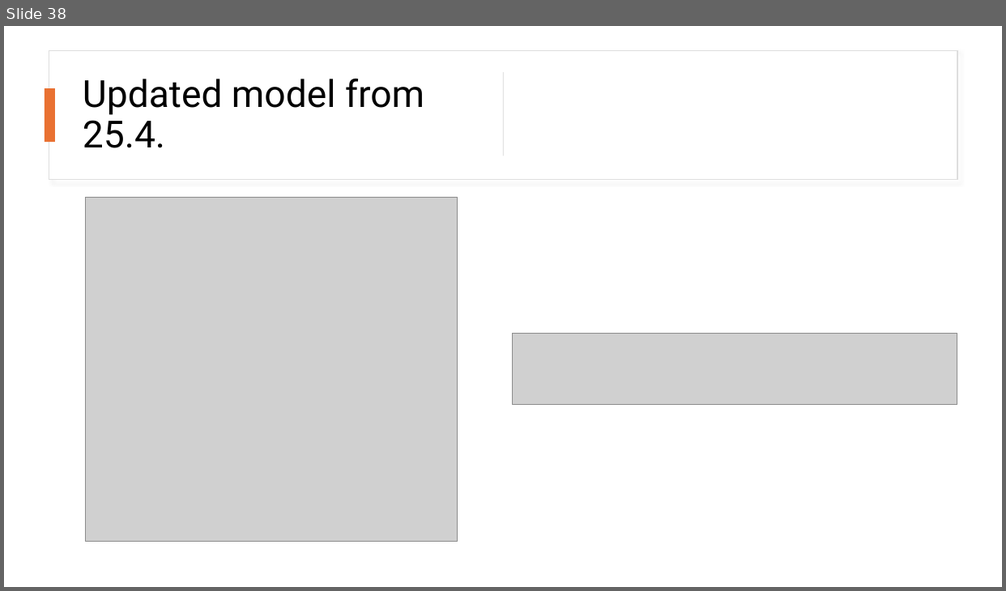
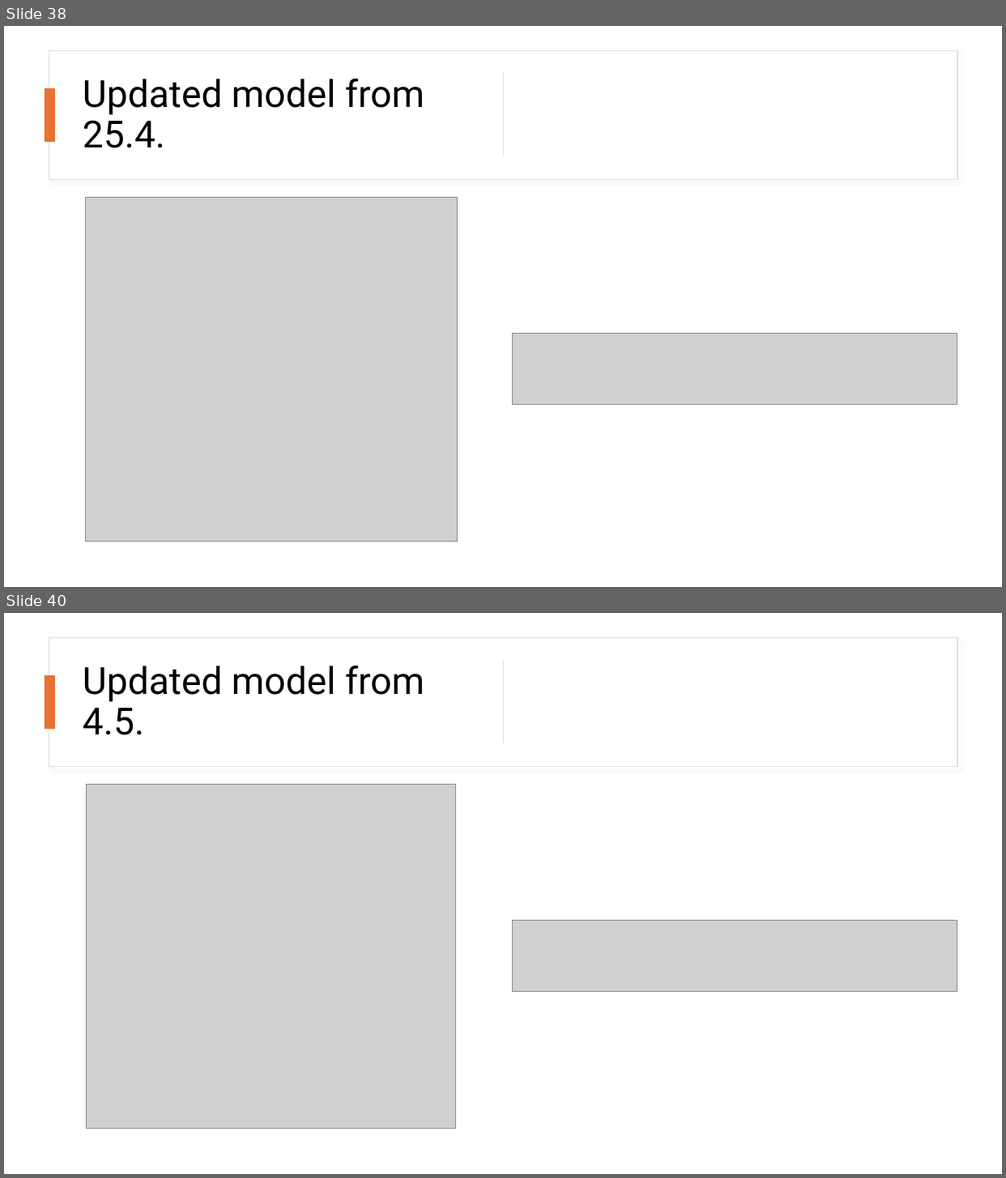
Before and after one commit to kutalekj/football-outcomes-predictor, a slide deck: src/apifootball_model/main_model_training_experiments/25-03-18/TensorBoard_logs.pptx. Shown one above the other, each under a label of ours: slide 38 before the commit, slides 38 and 40 after it; the slides between them are not shown. The pictures are 1006x591 and 1006x1178 pixels, drawn with LibreOffice and Linux fonts; fonts in the diff are those of the drawing; grey boxes stand for pictures. Boxes give left, top, right and bottom in pixels: in the first picture for what was removed or moved away, otherwise in the second. Text is boxed around its words. In the diff, an @@ line names an element or a change of style, - is before the commit and + after.

Commit message:
Update trained main model and records file and graph

```diff
--- a/src/apifootball_model/main_model_training_experiments/25-03-18/TensorBoard_logs.pptx
+++ b/src/apifootball_model/main_model_training_experiments/25-03-18/TensorBoard_logs.pptx
@@ slide 40 added at bbox=[4, 613, 1002, 1174], background #FFFFFF @@
@@ rectangle added at bbox=[49, 637, 957, 766], fill #FFFFFF, outline #DEDEDE 1 pt @@
@@ rectangle added at bbox=[503, 659, 504, 743], fill #D5D5D5 @@
@@ rectangle added at bbox=[44, 676, 55, 730], fill #E97132 @@
@@ text added at bbox=[83, 666, 424, 735], 36 pt, text #000000 @@
+Updated model from 4.5.
@@ picture added at bbox=[87, 785, 455, 1129] @@
@@ picture added at bbox=[513, 921, 957, 992] @@
```
Also in this commit, not shown: 2 other slides added, 6 other files.
